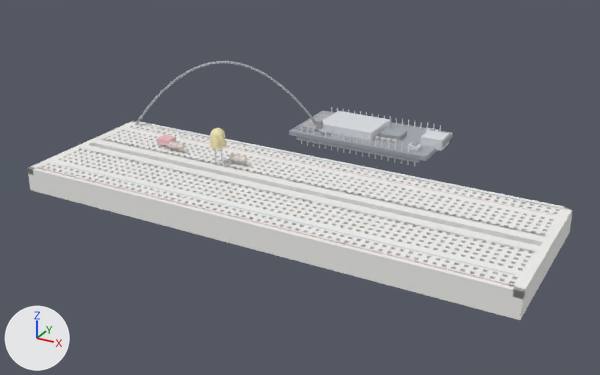
The glTF model mcp-server/physical_studio/bench/ready/night-light/step-5.glb as it was, and as the next commit left it.
Both versions are drawn from a 50 mm camera at (0.1194, -0.2074, 0.1127) aimed at (-0.0054, 0.0195, -0.0008). Arrows for +X, +Y and +Z are at lower left; the lights stay in place. The first picture is the older version. Where no turn or scale is listed for an object, it has been applied to the vertices. Vertices at exactly the same position are counted once.

Before the edit, the objects in view are built like this:
```python
me_bb__mesh = bpy.data.meshes.new('bb__mesh')
me_bb__mesh.from_pydata(...)  # 8308 vertices, 16044 faces; spans x -0.083..0.083, y -0.028..0.028, z 0.0..0.008
me_bb__mesh.materials.append(mat_defaultmaterial)
me_uno__mesh = bpy.data.meshes.new('uno__mesh')
me_uno__mesh.from_pydata(...)  # 708 vertices, 1176 faces; spans x -0.0275..0.0297, y 0.051..0.079, z 0.0008..0.009
me_uno__mesh.materials.append(mat_defaultmaterial_001)
me_w_gnd_rail__mesh = bpy.data.meshes.new('w_gnd_rail__mesh')
me_w_gnd_rail__mesh.from_pydata(...)  # 1009 vertices, 1932 faces; spans x -0.0791..-0.0143, y 0.0237..0.0534, z 0.0077..0.0333
me_w_gnd_rail__mesh.materials.append(mat_defaultmaterial_006)
ob_bb__mesh = bpy.data.objects.new('bb__mesh', me_bb__mesh)
ob_bb__mesh.location = (0.0, 0.0, 0.0)
ob_uno__mesh = bpy.data.objects.new('uno__mesh', me_uno__mesh)
ob_uno__mesh.location = (0.0, 0.0, 0.0)
ob_w_gnd_rail__mesh = bpy.data.objects.new('w_gnd_rail__mesh', me_w_gnd_rail__mesh)
ob_w_gnd_rail__mesh.location = (0.0, 0.0, 0.0)
```
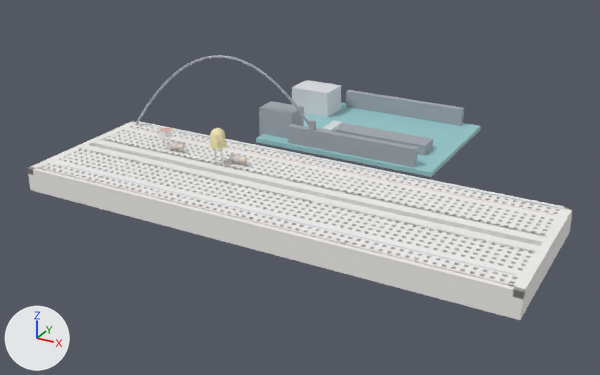
The change in detail:
me_uno__mesh is used by ob_uno__mesh; location (0.0, 0.0, 0.0).
me_uno__mesh had 708 vertices, 1176 faces and spanned x -0.0275..0.0297, y 0.051..0.079, z 0.0008..0.009.
me_uno__mesh now has 56 vertices, 84 faces and spans x -0.038..0.0343, y 0.0383..0.0917, z 0.0038..0.0158.
me_uno__mesh part 1: a new loose piece, a box spanning x -0.0343..0.0343, y 0.0383..0.0917, z 0.0042..0.0058, in mat_defaultmaterial_001.
me_uno__mesh part 2: a new loose piece, a box spanning x -0.038..-0.022, y 0.072..0.084, z 0.0048..0.0158, in mat_defaultmaterial_001.
me_uno__mesh part 3: a new loose piece, a box spanning x -0.036..-0.022, y 0.0435..0.0525, z 0.0048..0.0158, in mat_defaultmaterial_001.
me_uno__mesh part 4: a new loose piece, a box spanning x -0.0085..0.0265, y 0.052..0.06, z 0.0058..0.0093, in mat_defaultmaterial_001.
me_uno__mesh part 5: a new loose piece, a box spanning x -0.016..-0.012, y 0.056..0.066, z 0.0058..0.0074, in mat_defaultmaterial_001.
me_uno__mesh part 6: a new loose piece, a box spanning x -0.0215..0.0275, y 0.0397..0.0422, z 0.0038..0.0123, in mat_defaultmaterial_001.
me_uno__mesh part 7: a new loose piece, a box spanning x -0.0215..0.0275, y 0.0879..0.0904, z 0.0038..0.0123, in mat_defaultmaterial_001.
me_uno__mesh part 8: 274 vertices removed from x -0.0275..0.0297, y 0.051..0.079, z 0.0008..0.009.
Other edits to the shape of me_uno__mesh do not show in these pictures.
me_w_gnd_rail__mesh is used by ob_w_gnd_rail__mesh; location (0.0, 0.0, 0.0).
me_w_gnd_rail__mesh had 1009 vertices, 1932 faces and spanned x -0.0791..-0.0143, y 0.0237..0.0534, z 0.0077..0.0333.
me_w_gnd_rail__mesh now has 1009 vertices, 1932 faces and spans x -0.0791..-0.0113, y 0.0237..0.0418, z 0.0077..0.037.
me_w_gnd_rail__mesh part 9: the loose piece of 1001 vertices spanning x -0.0791..-0.0148, y 0.0237..0.053, z 0.0077..0.0333 is multiplied about its middle by the matrix ((0.985, 0.139, 0.0), (-0.172, 0.975, 0.0), (0.054, 0.019, 1.067)), then moved by (0.0015, -0.0058, 0.0028).
me_w_gnd_rail__mesh part 10: the loose piece of 8 vertices spanning x -0.0161..-0.0143, y 0.0516..0.0534, z 0.0085..0.0115 is moved by (0.003, -0.0116, 0.004).

Boxes (x1, y1, x2, y2) around the edits, measured in the pictures (600 x 375 px; the box of a moved part takes in the faces that stretch with it):
'uno__mesh', reshaped (37% wider, 63% taller): before (289, 107, 453, 166); after (256, 80, 481, 177)
'w_gnd_rail__mesh', reshaped (10% taller): before (135, 61, 323, 129); after (135, 55, 316, 130)
part 1 of me_uno__mesh, added (cyan): after (256, 103, 481, 177)
part 2 of me_uno__mesh, added: after (292, 80, 341, 117)
part 3 of me_uno__mesh, added: after (259, 101, 304, 139)
part 4 of me_uno__mesh, added: after (335, 123, 433, 155)
part 5 of me_uno__mesh, added: after (322, 120, 343, 132)
part 6 of me_uno__mesh, added: after (288, 124, 418, 167)
part 7 of me_uno__mesh, added: after (346, 90, 464, 126)
part 8 of me_uno__mesh, deleted: before (289, 110, 453, 163)
part 9 of me_w_gnd_rail__mesh, moved or reshaped: before (136, 61, 316, 125); after (136, 55, 309, 126)
part 10 of me_w_gnd_rail__mesh, moved or reshaped: before (316, 120, 323, 129); after (309, 120, 316, 130)
